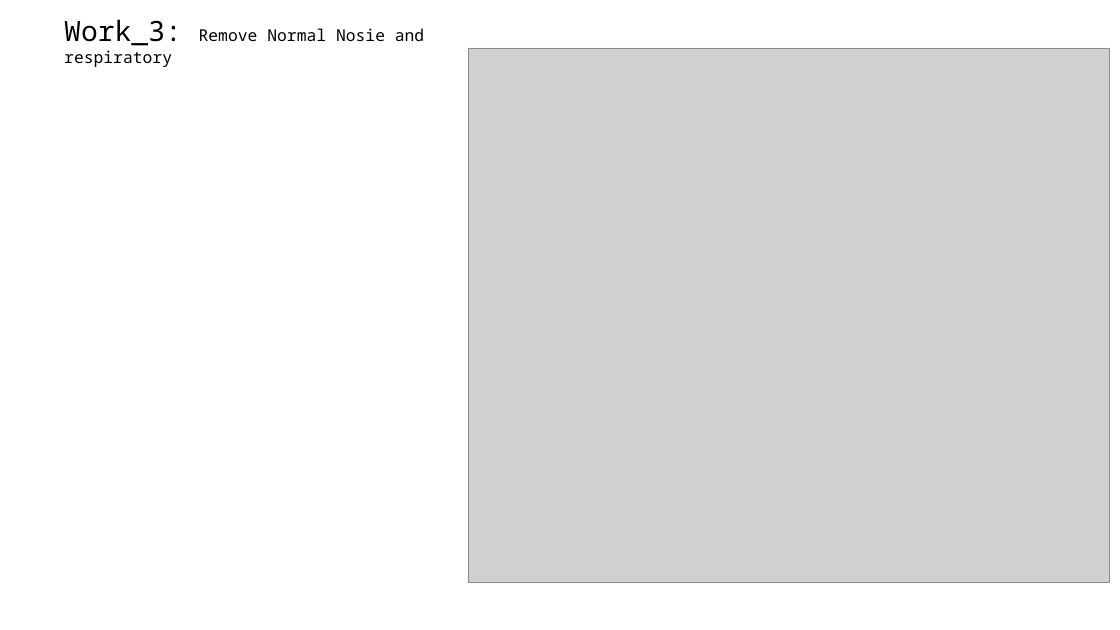
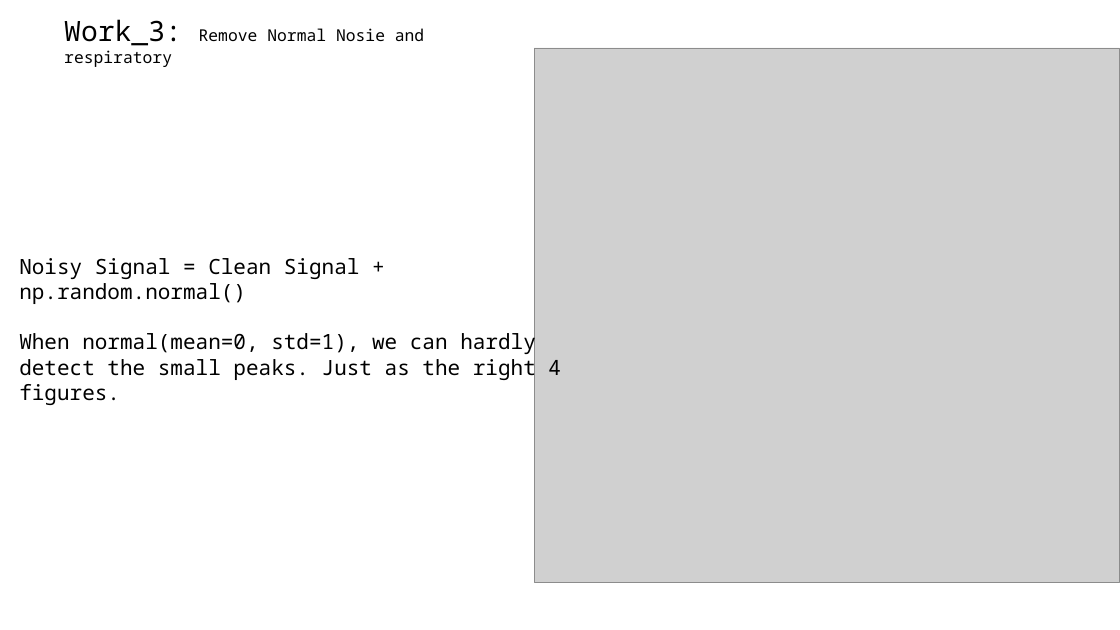
Before and after one commit to A-Big-Tortoise/Presentation, a slide deck: slide 10 of Presentation_911_JiayuChen.pptx (slide 12 before the commit). Drawn at 1120x630 pixels with LibreOffice and Linux fonts; fonts in the diff are those of the drawing; grey boxes stand for pictures. Boxes give left, top, right and bottom in pixels: in the first picture for what was removed or moved away, otherwise in the second. Text is boxed around its words. In the diff, an @@ line names an element or a change of style, - is before the commit and + after.

```diff
--- a/Presentation_911_JiayuChen.pptx
+++ b/Presentation_911_JiayuChen.pptx
@@ picture: place and size @@
-picture at [468, 48, 1110, 582]
+picture at [534, 48, 1120, 582]
@@ text added at [19, 258, 561, 382], 18 pt, text #000000 @@
+Noisy Signal = Clean Signal + np.random.normal()
+When normal(mean=0, std=1), we can hardly detect the small peaks. Just as the right 4 figures.
```
Also in this commit, not shown: 8 other slides changed, 4 slides added, 3 slides removed.
